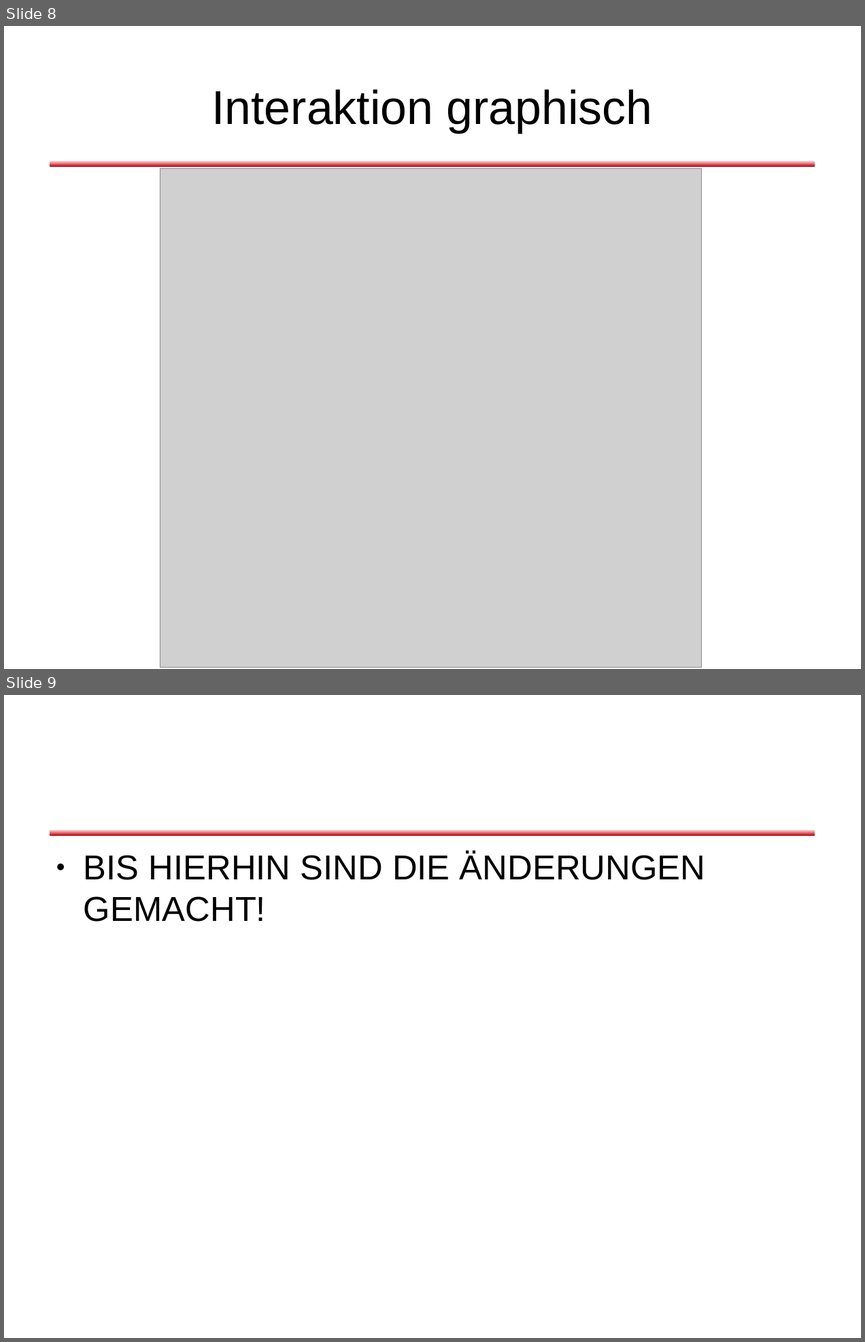
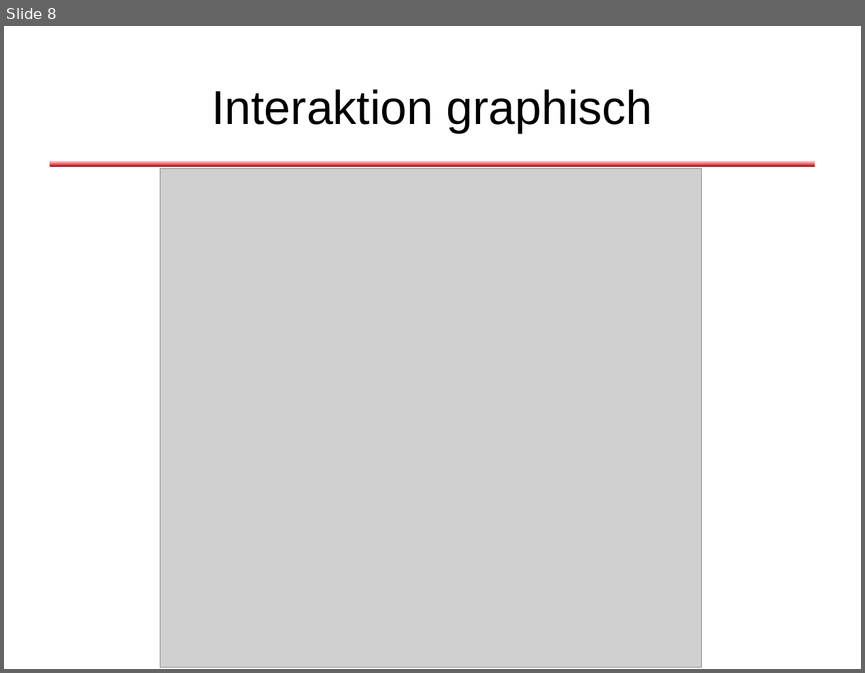
Before and after one commit to dlindner/vorlesung-se2-dhbw, a slide deck: added_2012/Entwurfsmuster - Beobachter.odp. Shown one above the other, each under a label of ours: slides 8 and 9 before the commit, slide 8 after it. The pictures are 865x1342 and 865x673 pixels, drawn with LibreOffice and Linux fonts; fonts in the diff are those of the drawing; grey boxes stand for pictures; background and template pictures are left out. Boxes give left, top, right and bottom in pixels: in the first picture for what was removed or moved away, otherwise in the second. Text is boxed around its words. In the diff, an @@ line names an element or a change of style, - is before the commit and + after.

```diff
--- a/added_2012/Entwurfsmuster - Beobachter.odp
+++ b/added_2012/Entwurfsmuster - Beobachter.odp
@@ slide 9 removed at bbox=[4, 695, 861, 1338], background #FFFFFF; not listed: 1 template element that a slide beside it also shows @@
@@ text removed at bbox=[84, 852, 705, 921] @@
-● BIS HIERHIN SIND DIE ÄNDERUNGEN GEMACHT!
```
Also in this commit, not shown: 11 slides added, 5 other slides removed.
